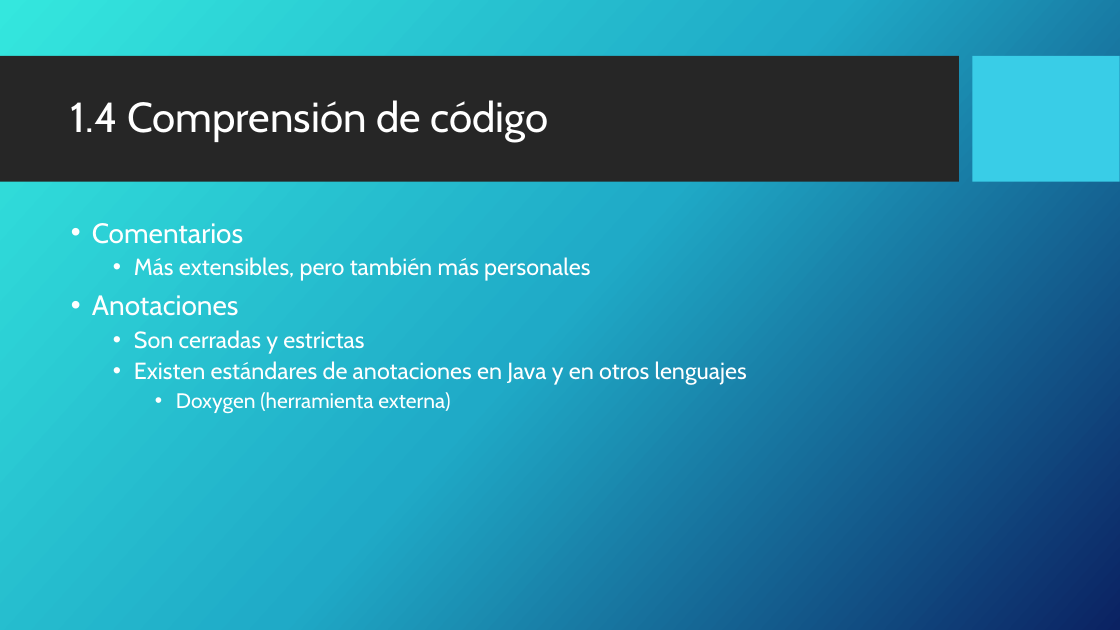
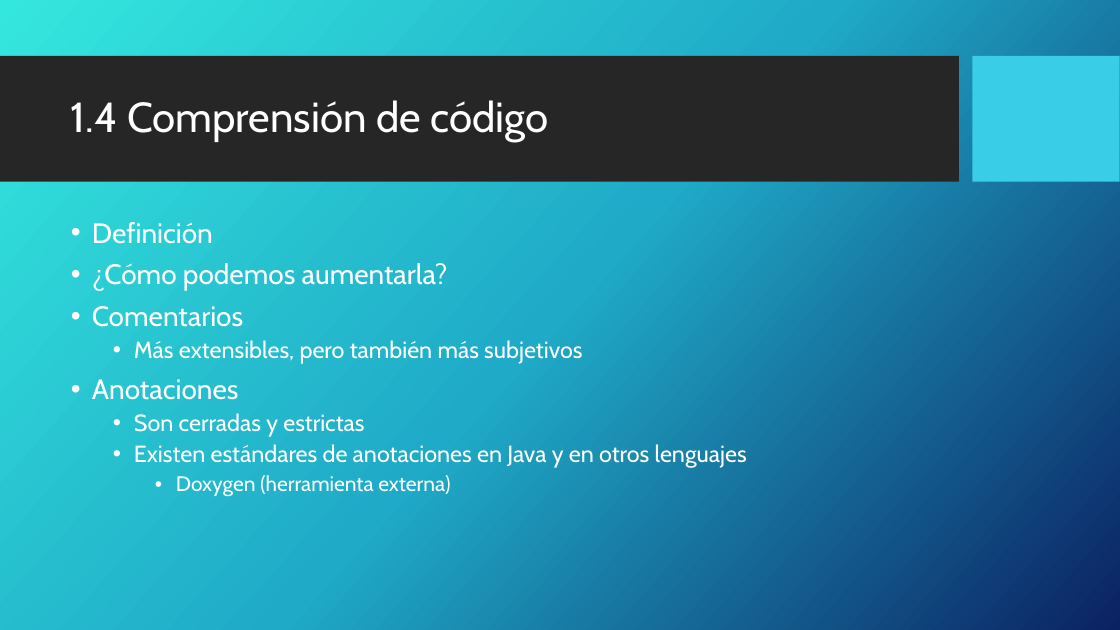
Before and after one commit to marcos14cody/TFG, a slide deck: slide 13 of Presentacion.pptx. Drawn at 1120x630 pixels with LibreOffice and Linux fonts; fonts in the diff are those of the drawing; background and template pictures are left out. Boxes give left, top, right and bottom in pixels: in the first picture for what was removed or moved away, otherwise in the second. Text is boxed around its words. In the diff, an @@ line names an element or a change of style, - is before the commit and + after.

```diff
--- a/Presentacion.pptx
+++ b/Presentacion.pptx
@@ text at [92,222,448,291]: paragraphs added @@
+• Definición
+• ¿Cómo podemos aumentarla?
@@ text at [134,340,582,364]: text changed @@
-  • Más extensibles, pero también más personales
+  • Más extensibles, pero también más subjetivos
```
Also in this commit, not shown: 10 other slides changed, 3 slides added.
